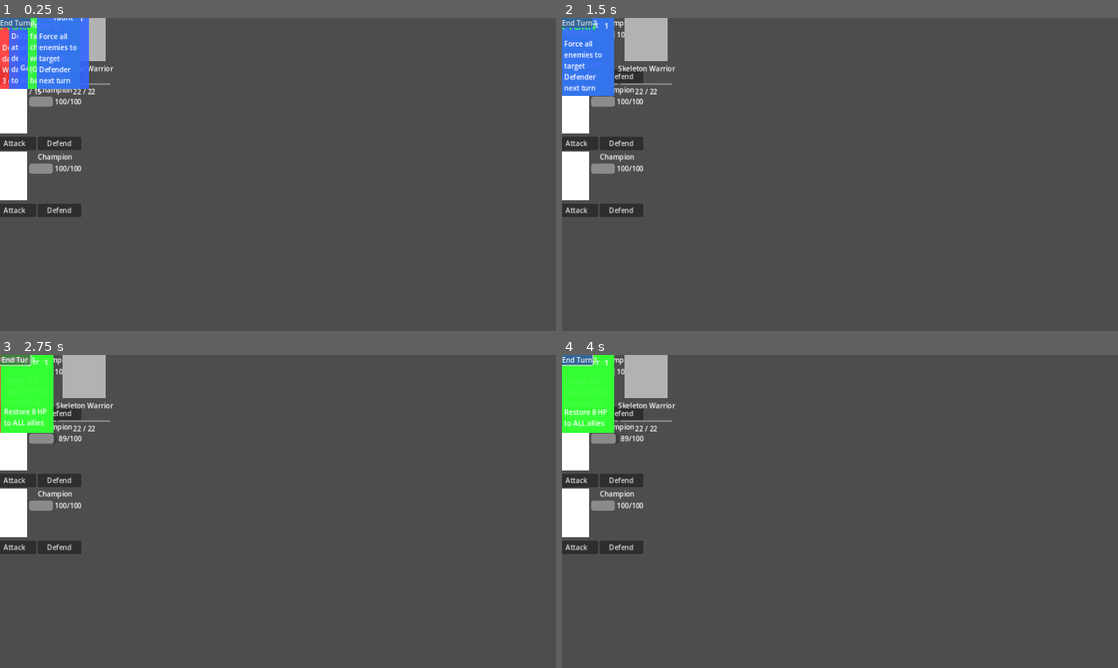
Above: before the commit, frames 1-4 (two rows, left to right).
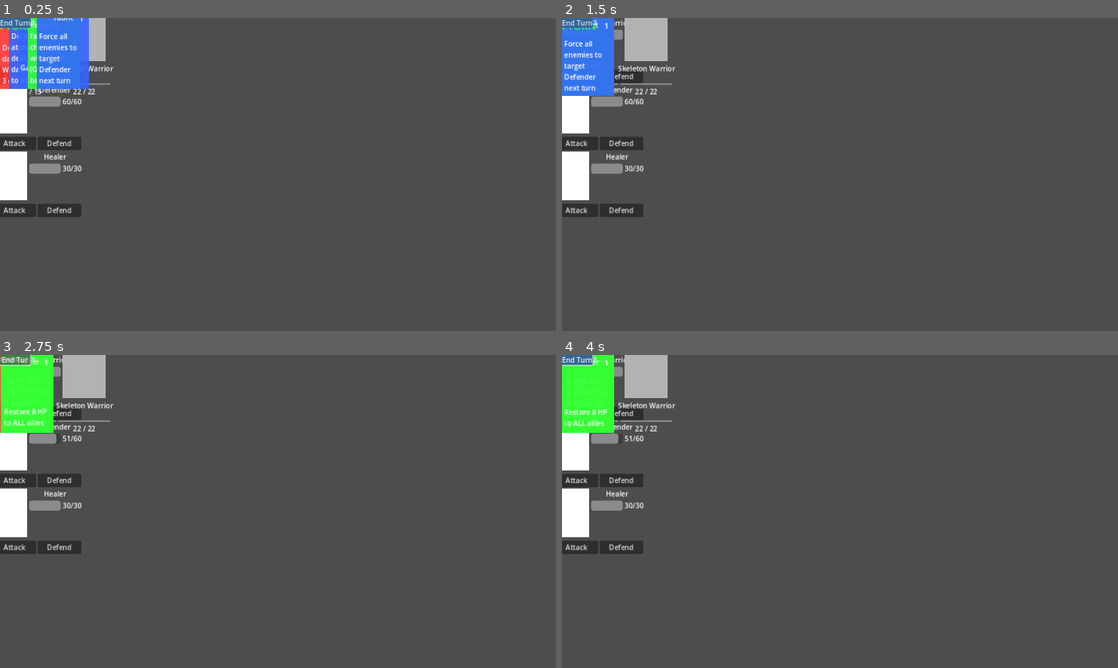
Above: after the commit, the same moments.

Repository: DaveEstey/als-tavern
Game: Godot game, scene res://scenes/battle/battle_scene.tscn
The game is run twice, just before and just after one commit, with the same random seed, the same clock (stepped at 60 frames per second) and the same inputs. This scene is started directly instead of the project's main scene.
Inputs:
- Up to frame 1 (0.25 s): no input
- Up to frame 2 (1.5 s): click "Attack" at 0.5 s; click "Defend" at 1.25 s
- Up to frame 3 (2.75 s): click "End Turn" at 2 s
- Up to frame 4 (4 s): click "Attack" at 2.75 s; click "Defend" at 3.5 s

The runs differ from the first frame. In frame 1, 0.3% of the frame differs, in the area x 6-15%, y 22-50%; in frame 2, 0.4%, in the area x 6-15%, y 0-50%; in frame 3, 0.3%; in frame 4, 0.3%.

Commit message:
Fix champion initialization and card input handling
Fixed two critical runtime errors:

1. Champion initialization order (battle_manager.gd line 121-122):
   - BEFORE: Champion.new() -> initialize() -> add_child()
   - AFTER: Champion.new() -> add_child() -> initialize()
   - Error: "Can't use get_node() with absolute paths from outside scene tree"
   - Root cause: initialize() calls get_node("/root/PartyManager") but node
     wasn't in scene tree yet
   - Solution: Add champion to scene tree BEFORE calling initialize()
   - This allows get_node() to work properly since node is now in tree

2. Card drag input handling (card_ui.gd lines 107, 111):
   - Changed: get_tree().set_input_as_handled()
   - To: get_viewport().set_input_as_handled()
   - Error: "Nonexistent function 'set_input_as_handled' in base 'SceneTree'"
   - set_input_as_handled() is a Viewport method, not SceneTree method
   - Fixes card dragging crash when clicking on cards

Both errors now resolved. Champions load with proper PartyManager data
and cards can be dragged without crashes.

Diff:
--- a/scripts/battle/battle_manager.gd
+++ b/scripts/battle/battle_manager.gd
@@ -118,8 +118,8 @@
 
 	for champ_id in party_ids:
 		var champion = Champion.new()
+		add_child(champion)  # Add to scene tree BEFORE initializing
 		champion.initialize(champ_id)
-		add_child(champion)  # Add to scene tree
 		champions.append(champion)
 
 
--- a/scripts/ui/card_ui.gd
+++ b/scripts/ui/card_ui.gd
@@ -104,11 +104,11 @@
 			if event.pressed:
 				# Start dragging
 				_start_drag()
-				get_tree().set_input_as_handled()
+				get_viewport().set_input_as_handled()
 			else:
 				# Release drag
 				_end_drag()
-				get_tree().set_input_as_handled()
+				get_viewport().set_input_as_handled()
 
 
 func _process(delta: float) -> void:
